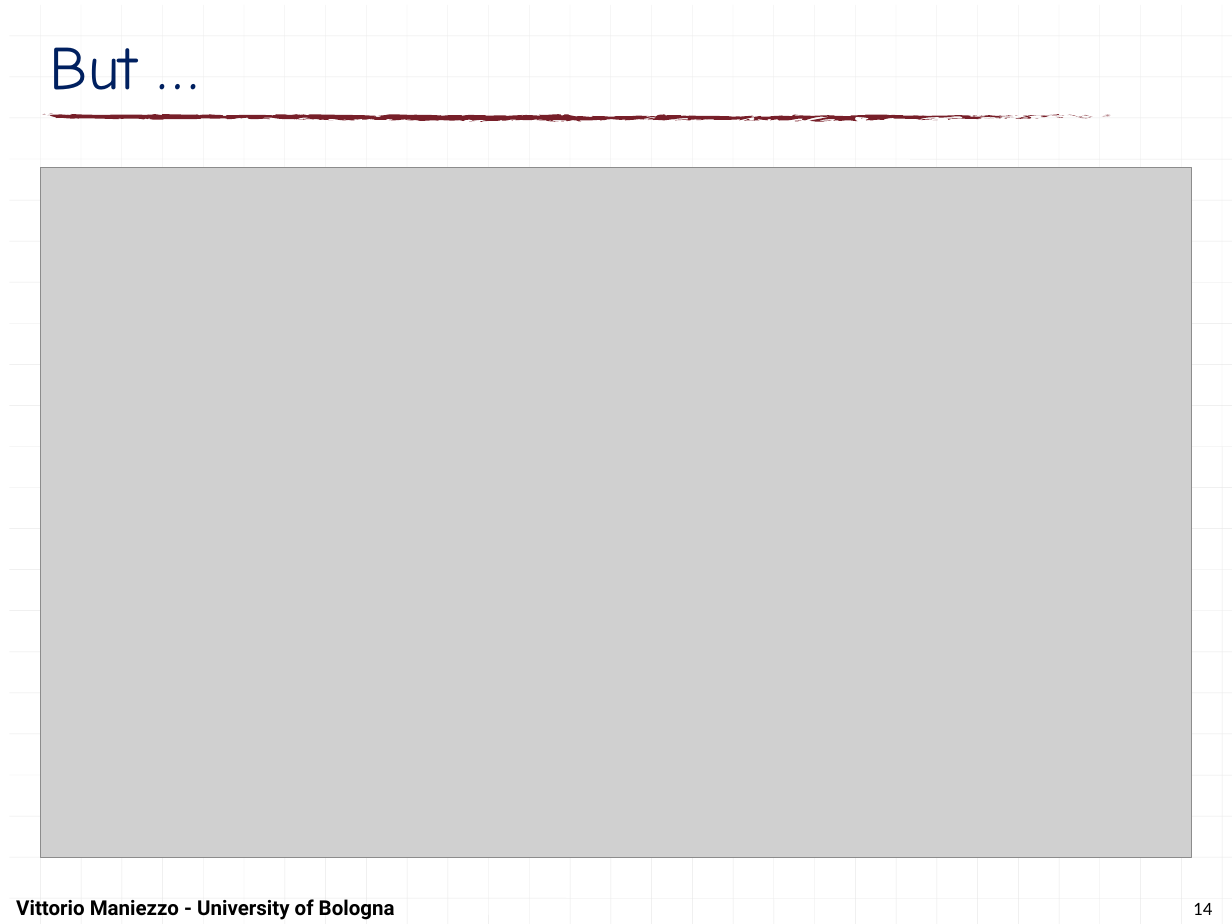
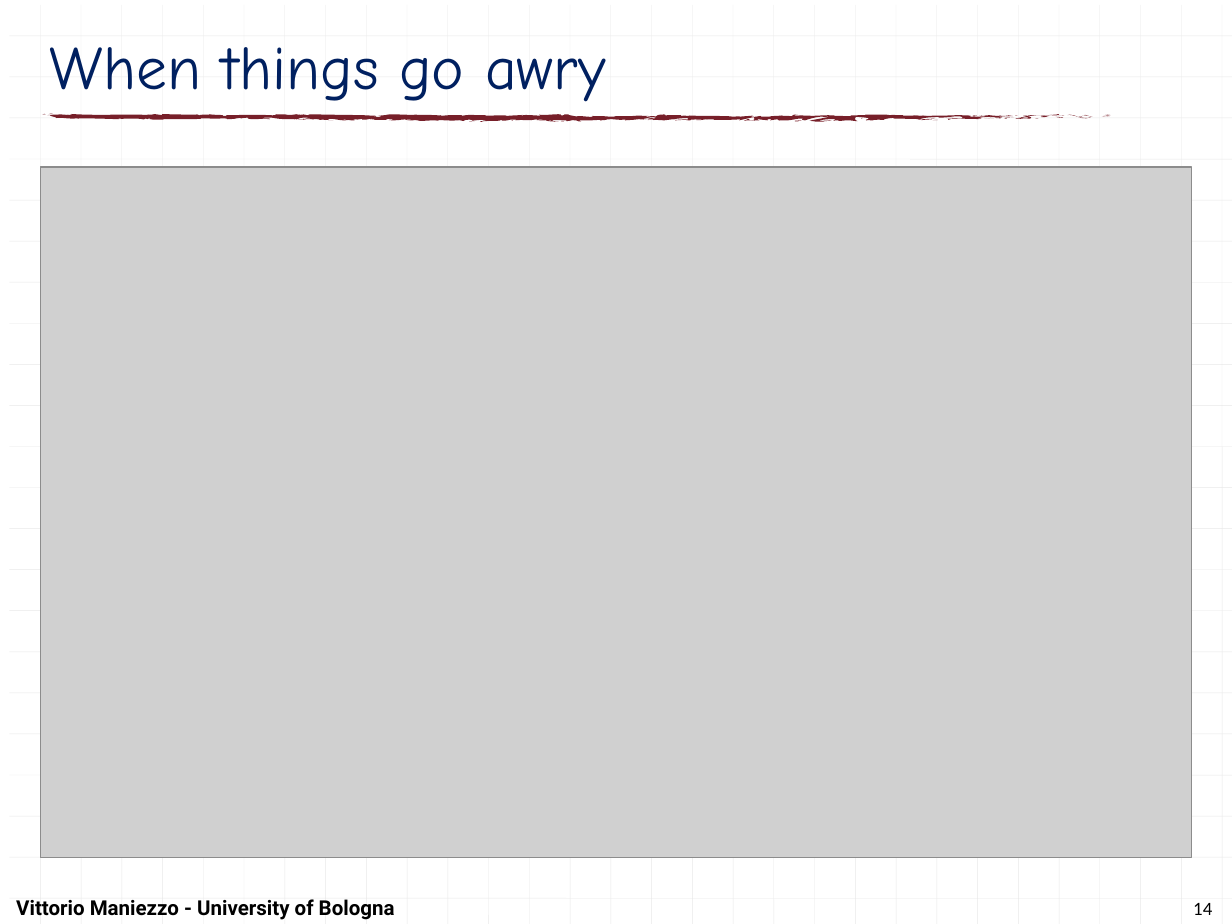
Before and after one commit to maniezzo/segmentation, a slide deck: slide 14 of doc/IOCFC26/forecastSegmentation.pptx. Drawn at 1232x924 pixels with LibreOffice and Linux fonts; fonts in the diff are those of the drawing; grey boxes stand for pictures. Boxes give left, top, right and bottom in pixels: in the first picture for what was removed or moved away, otherwise in the second. Text is boxed around its words. In the diff, an @@ line names an element or a change of style, - is before the commit and + after.

```diff
--- a/doc/IOCFC26/forecastSegmentation.pptx
+++ b/doc/IOCFC26/forecastSegmentation.pptx
@@ title at bbox=[50, 47, 606, 102]: text changed @@
-But …
+When things go awry
```
Also in this commit, not shown: 9 other slides changed, 12 other files.
